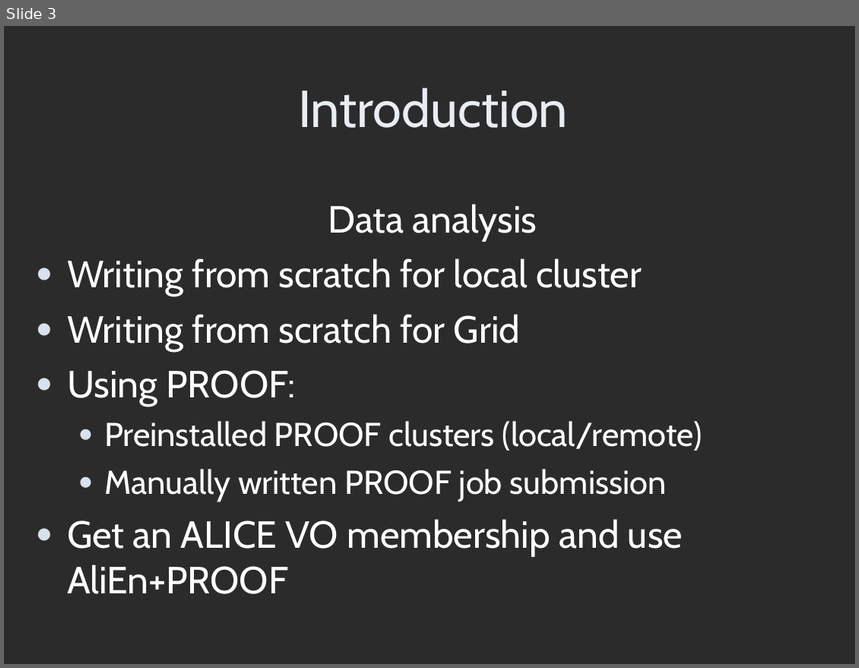
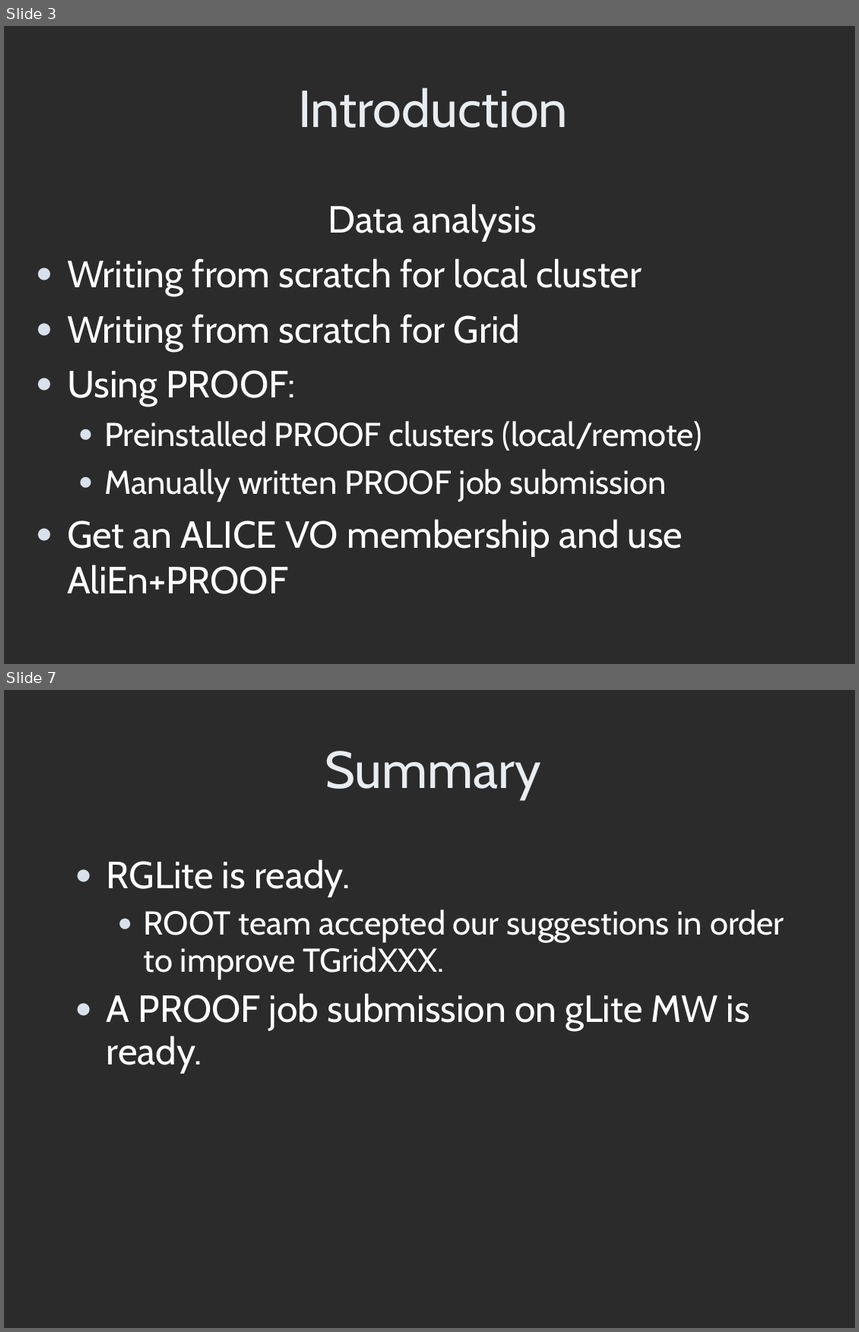
Before and after one commit to AnarManafov/PoDDocumentation, a slide deck: HEPCG-Workshops/2007-Jun/HEPCG-Workshops-2007-Jun(GSI).ppt. Shown one above the other, each under a label of ours: slide 3 before the commit, slides 3 and 7 after it; the slides between them are not shown. The pictures are 859x668 and 859x1332 pixels, drawn with LibreOffice and Linux fonts; fonts in the diff are those of the drawing; background and template pictures are left out; a plain dark background stands for a picture behind light text. Boxes give left, top, right and bottom in pixels: in the first picture for what was removed or moved away, otherwise in the second. Text is boxed around its words. In the diff, an @@ line names an element or a change of style, - is before the commit and + after.

```diff
--- a/HEPCG-Workshops/2007-Jun/HEPCG-Workshops-2007-Jun(GSI).ppt
+++ b/HEPCG-Workshops/2007-Jun/HEPCG-Workshops-2007-Jun(GSI).ppt
@@ slide 7 added at (x1=4, y1=690, x2=855, y2=1328), background picture (left out) @@
@@ title added at (x1=325, y1=751, x2=541, y2=800), 44 pt, text #E8EDF2 @@
+Summary
@@ text added at (x1=107, y1=859, x2=785, y2=1072), 28 pt, text #FFFFFF @@
+● RGLite is ready.
+  ● ROOT team accepted our suggestions in order to improve TGridXXX.
+● A PROOF job submission on gLite MW is ready.
```
Also in this commit, not shown: 4 slides changed, 1 slide removed.
